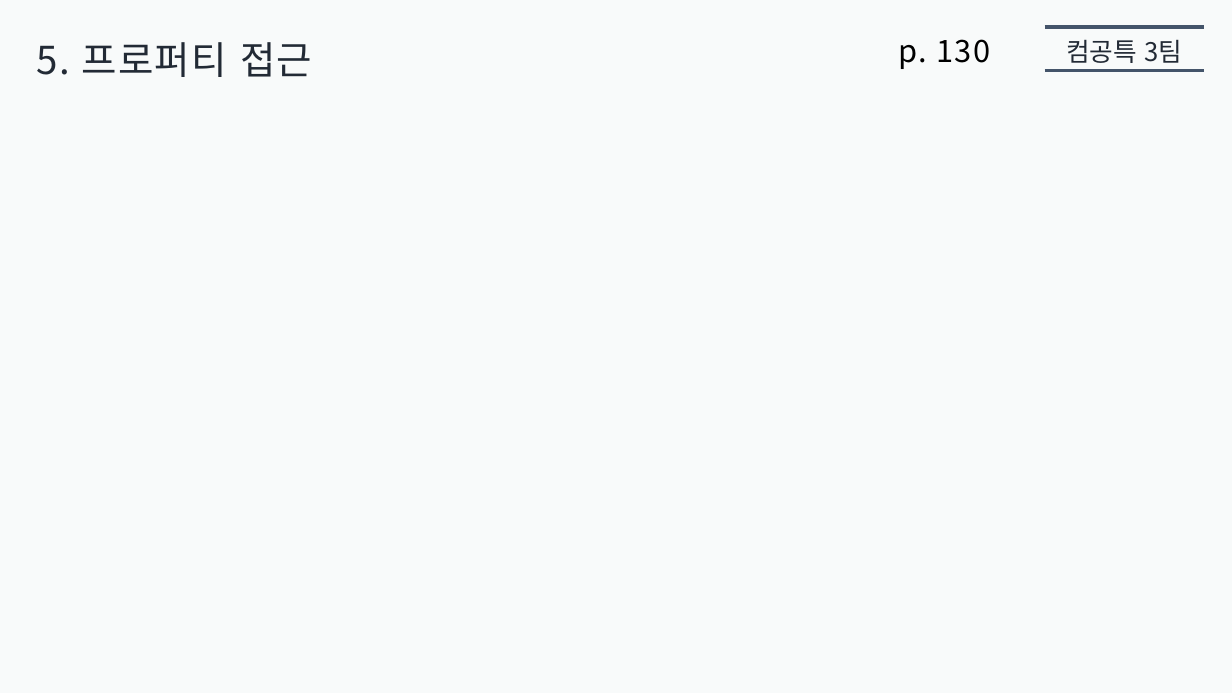
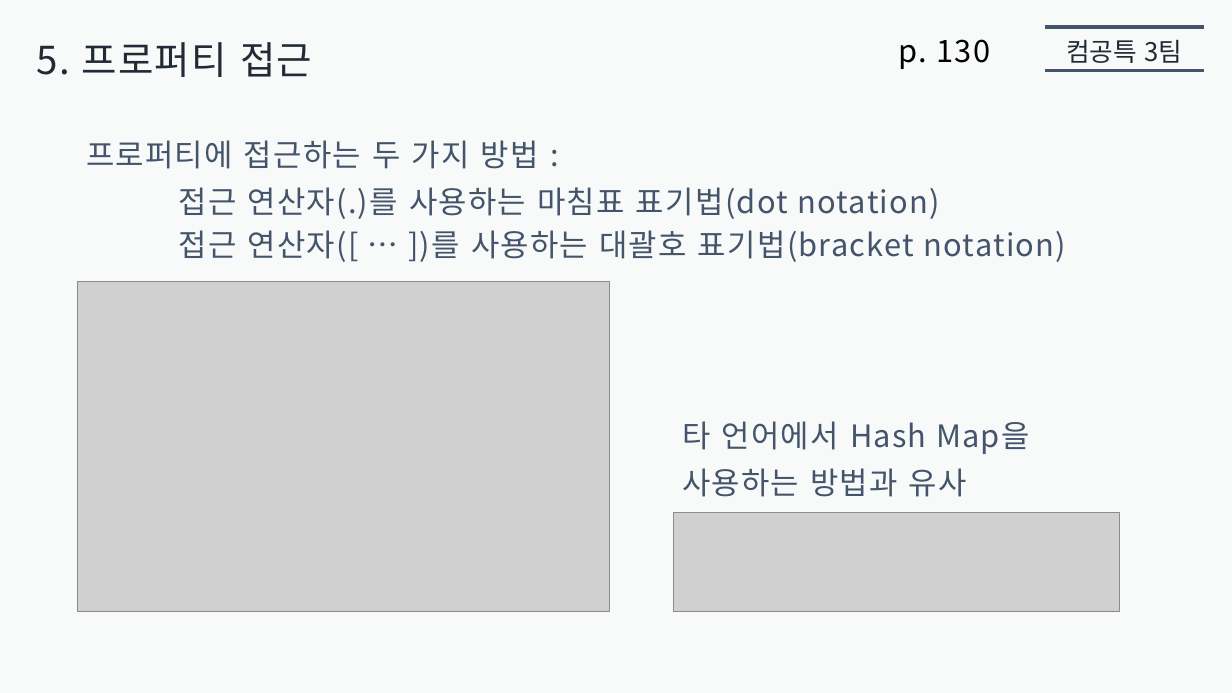
Before and after one commit to jaehoo1/Modern-JavaScript-Deep-Dive, a slide deck: slide 9 of 05. 객체 리터럴/presentation5/jaehoo1/객체_리터럴.pptx. Drawn at 1232x693 pixels with LibreOffice and Linux fonts; fonts in the diff are those of the drawing; grey boxes stand for pictures. Boxes give left, top, right and bottom in pixels: in the first picture for what was removed or moved away, otherwise in the second. Text is boxed around its words. In the diff, an @@ line names an element or a change of style, - is before the commit and + after.

```diff
--- a/05. 객체 리터럴/presentation5/jaehoo1/객체_리터럴.pptx
+++ b/05. 객체 리터럴/presentation5/jaehoo1/객체_리터럴.pptx
@@ text added at (86,140,539,169), 24 pt, text #44546A @@
+프로퍼티에 접근하는 두 가지 방법 :
@@ text added at (179,187,940,219), 24 pt, text #44546A @@
+접근 연산자(.)를 사용하는 마침표 표기법(dot notation)
@@ text added at (179,230,1067,262), 24 pt, text #44546A @@
+접근 연산자([ … ])를 사용하는 대괄호 표기법(bracket notation)
@@ picture added at (77,281,609,611) @@
@@ text added at (682,421,1030,454), 24 pt, text #44546A @@
+타 언어에서 Hash Map을
@@ text added at (682,468,967,497), 24 pt, text #44546A @@
+사용하는 방법과 유사
@@ picture added at (673,512,1120,611) @@
```
Also in this commit, not shown: 4 slides added, 16 slides removed.
